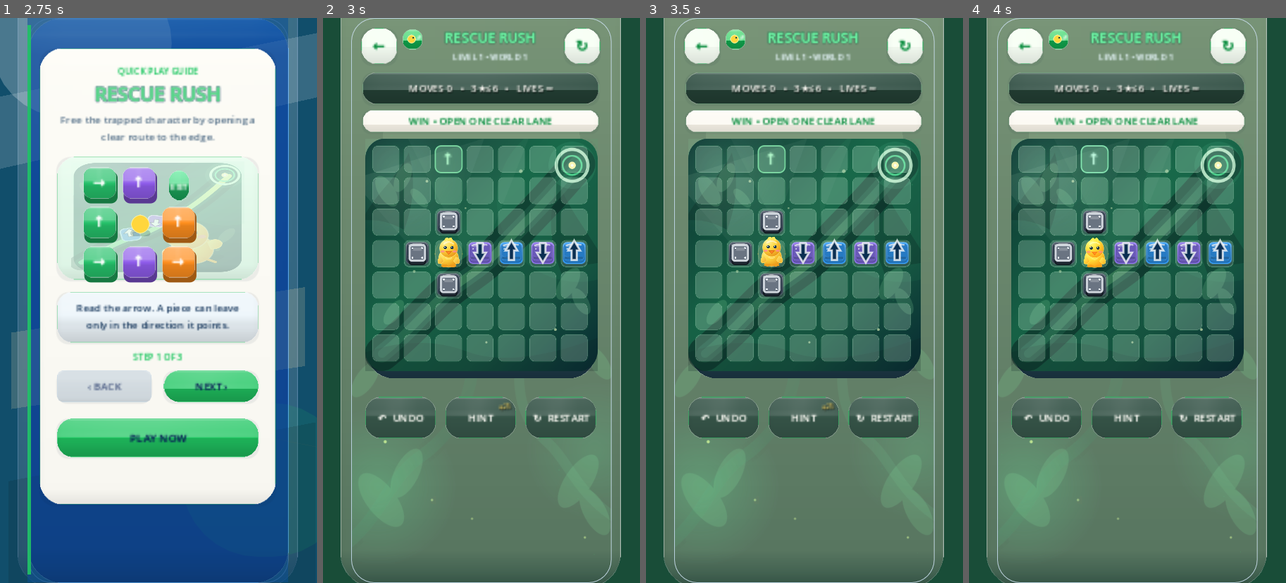
Above: before the commit, frames 1-4 (left to right).
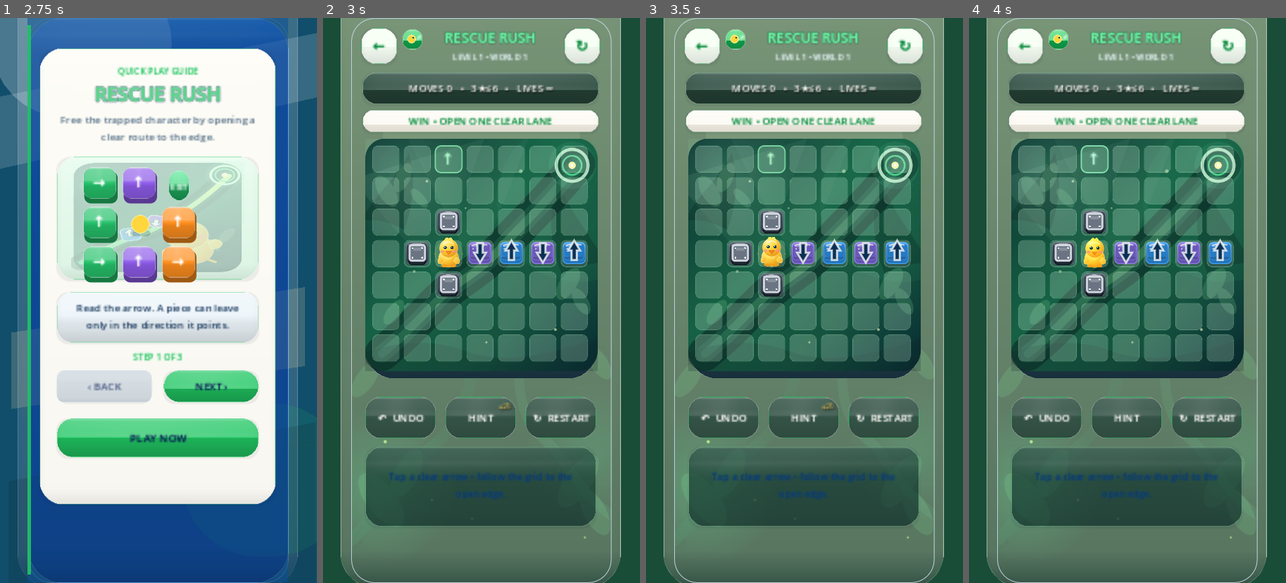
Above: after the commit, the same moments.

Repository: eghosa001/unjam
Game: Godot game, scene res://scenes/Boot.tscn
Same seed, same stepped clock (60 frames per second), same inputs: the game is played once before the commit and once after it.
Inputs (mouse positions are in pixels of both pictures, inside the frame that each line leads up to):
- Up to frame 1 (2.75 s): tap Enter at 0.5 s; move the mouse to (228, 272) at 0.52 s; click (228, 272) at 0.67 s; tap Space at 1.25 s; drag from (95, 328) to (142, 413) at 1.27 s; click "CONTINUE • LEVEL 1" at 2 s
- Up to frame 2 (3 s): click "PLAY NOW" at 2.75 s
- Up to frame 3 (3.5 s): no input
- Up to frame 4 (4 s): click "↻ RESTART" at 3.5 s

Frame 1 is identical in both runs. In frame 2, 9.8% of the frame differs, in the area x 13-86%, y 76-90%; in frame 3, 9.8%; in frame 4, 9.8%.

Commit message:
Use Rescue Rush bottom space for contextual guidance

Diff:
--- a/scripts/game/rescue_rush_casual.gd
+++ b/scripts/game/rescue_rush_casual.gd
@@ -240,11 +240,23 @@
 	restart.pressed.connect(restart_level)
 	actions.add_child(restart)
 
-	hint_label = RefCanvas.label("",15,NAVY,true)
+	# Use the lower playfield intentionally instead of leaving a large inactive
+	# band below the controls. Guidance remains contextual and never competes
+	# with the board; the final ~84px are kept clear for visual/system breathing room.
+	RefCanvas.add_shadow(canvas, Rect2(21,640,346,120), 18, Color(0.02,0.10,0.18,0.18), 4, Vector2(0,4))
+	var guidance_panel := PanelContainer.new()
+	guidance_panel.name = "RescueGuidanceCard"
+	guidance_panel.add_theme_stylebox_override("panel", RefCanvas.rounded_gradient3(Color(0.10,0.28,0.22,0.70),Color(0.08,0.23,0.19,0.68),Color(0.05,0.18,0.16,0.66),18,Color(0.55,0.96,0.67,0.12),1.0,0.12))
+	RefCanvas.set_rect(guidance_panel,21,640,346,120)
+	guidance_panel.mouse_filter = Control.MOUSE_FILTER_IGNORE
+	canvas.add_child(guidance_panel)
+
+	hint_label = RefCanvas.label("Tap a clear arrow • follow the grid to the open edge.",14,OFF_WHITE,true)
 	hint_label.name = "RescueGuidanceText"
 	hint_label.horizontal_alignment = HORIZONTAL_ALIGNMENT_CENTER
+	hint_label.vertical_alignment = VERTICAL_ALIGNMENT_CENTER
 	hint_label.autowrap_mode = TextServer.AUTOWRAP_WORD_SMART
-	RefCanvas.set_rect(hint_label,21,636,346,42)
+	RefCanvas.set_rect(hint_label,39,650,310,98)
 	canvas.add_child(hint_label)
 
 	var frame_border := PanelContainer.new()
